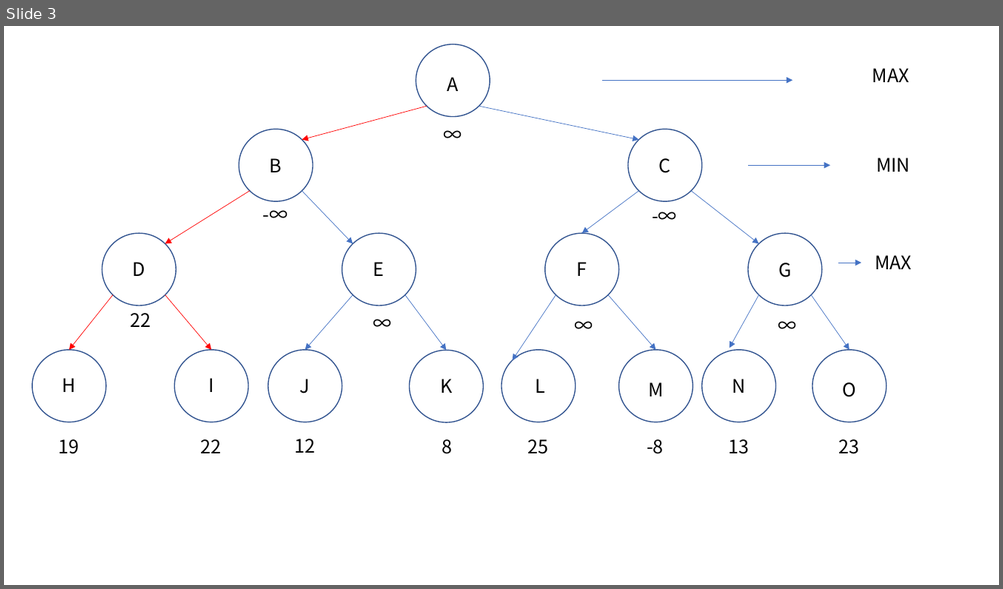
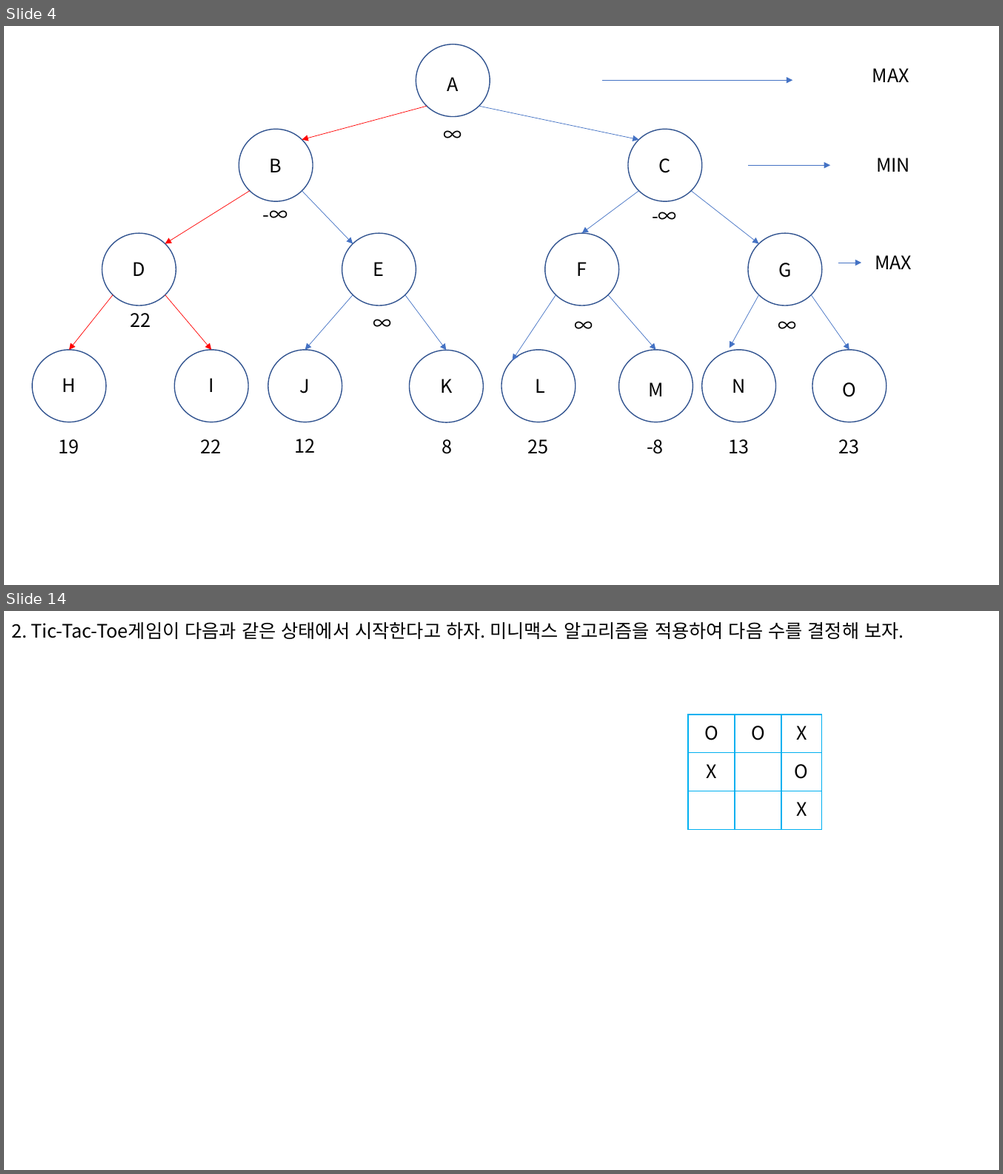
Before and after one commit to JunRock/3Grade, a slide deck: 인공지능/다신 듣지 말것.pptx. Shown one above the other, each under a label of ours: slide 3 before the commit, slides 4 and 14 after it; the slides between them are not shown. The pictures are 1003x589 and 1003x1174 pixels, drawn with LibreOffice and Linux fonts; fonts in the diff are those of the drawing. Boxes give left, top, right and bottom in pixels: in the first picture for what was removed or moved away, otherwise in the second. Text is boxed around its words. In the diff, an @@ line names an element or a change of style, - is before the commit and + after.

```diff
--- a/인공지능/다신 듣지 말것.pptx
+++ b/인공지능/다신 듣지 말것.pptx
@@ slide 14 added at [4, 611, 999, 1170], background #FFFFFF @@
@@ subtitle added at [11, 622, 903, 639], 18 pt, text #000000 @@
+2. Tic-Tac-Toe게임이 다음과 같은 상태에서 시작한다고 하자. 미니맥스 알고리즘을 적용하여 다음 수를 결정해 보자.
@@ table added at [688, 715, 821, 829], 3 rows, 3 columns @@
+O | O | X
+X |  | O
+ |  | X
@@ what was slide 3 is now slide 4 @@
```
Also in this commit, not shown: 9 slides changed, 51 other slides added, 1 slide removed, 2 other files.
